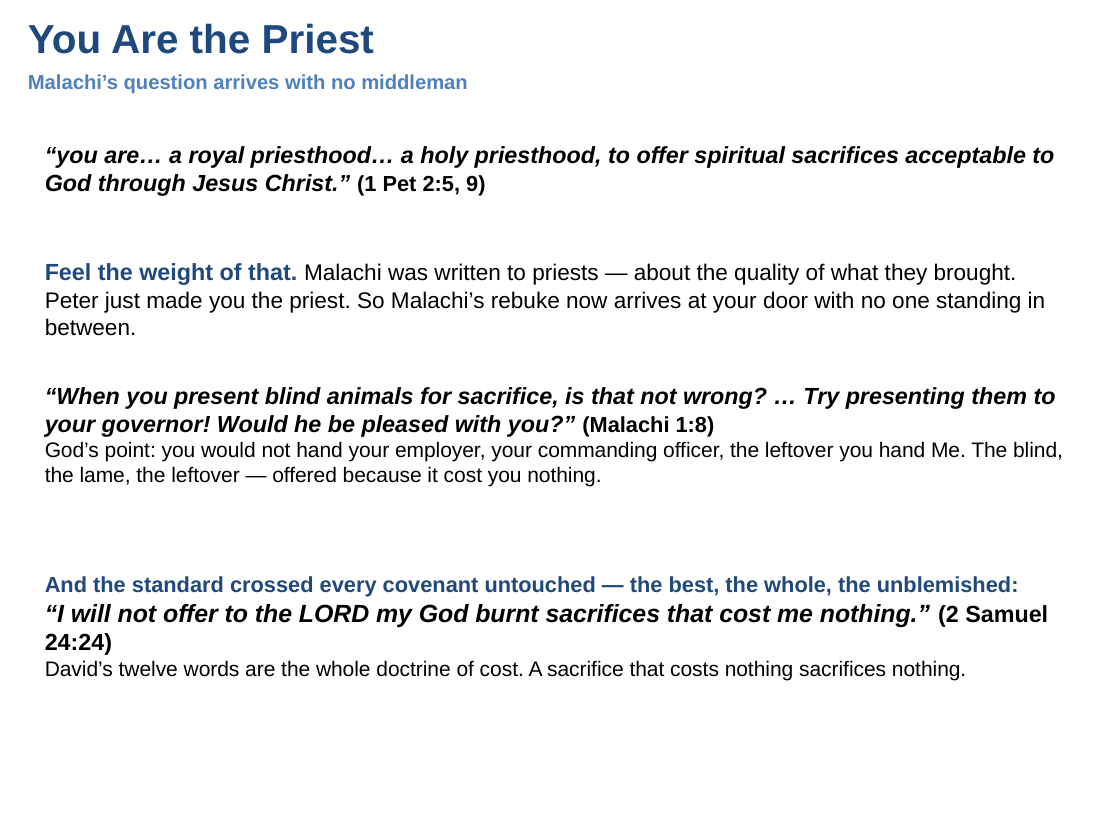
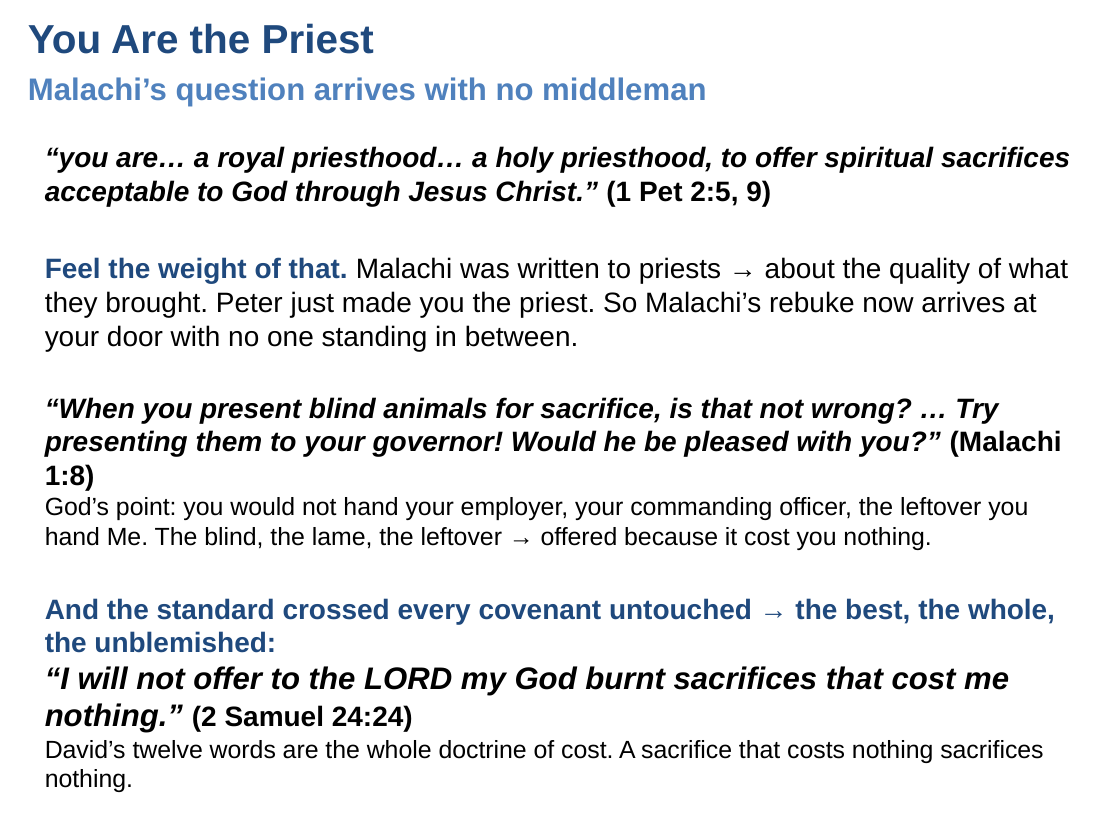
Before and after one commit to UsefulEngines/EvangelismPublic, a slide deck: slide 4 of 2026-Q4/09-TheAlterToday/Week09-TheAltarToday.pptx. Drawn at 1120x840 pixels with LibreOffice and Linux fonts; fonts in the diff are those of the drawing. Boxes give left, top, right and bottom in pixels: in the first picture for what was removed or moved away, otherwise in the second. Text is boxed around its words. In the diff, an @@ line names an element or a change of style, - is before the commit and + after.

```diff
--- a/2026-Q4/09-TheAlterToday/Week09-TheAltarToday.pptx
+++ b/2026-Q4/09-TheAlterToday/Week09-TheAltarToday.pptx
@@ text "Malachi’s question arrives with no ..." at bbox=[28, 77, 706, 106]: size 13 to 20 pt @@
@@ text "“you are… a royal priesthood… ..." at bbox=[45, 146, 1070, 206]: size 15 to 18 pt; size 14 to 18 pt in "(1 Pet 2:5, 9)" @@
@@ text at bbox=[45, 257, 1068, 351]: text changed; size 14.5 to 18 pt @@
-Feel the weight of that. Malachi was written to priests — about the quality of what they brought. Peter just made you the priest. So Malachi’s rebuke now arrives at your door with no one standing in between.
+Feel the weight of that. Malachi was written to priests → about the quality of what they brought. Peter just made you the priest. So Malachi’s rebuke now arrives at your door with no one standing in between.
@@ text at bbox=[45, 397, 1062, 490]: size 15 to 18 pt in "“When you present blind animals for sacrifice, ..."; size 14 to 18 pt in "(Malachi 1:8)" @@
@@ text "“When you present blind animals ...": place and size @@
-text "“When you present blind animals ..." at bbox=[45, 387, 1063, 487]
+text "“When you present blind animals ..." at bbox=[45, 397, 1062, 550]
@@ text at bbox=[45, 497, 1028, 550]: text changed; size 13.5 to 16 pt @@
-God’s point: you would not hand your employer, your commanding officer, the leftover you hand Me. The blind, the lame, the leftover — offered because it cost you nothing.
+God’s point: you would not hand your employer, your commanding officer, the leftover you hand Me. The blind, the lame, the leftover → offered because it cost you nothing.
@@ text at bbox=[45, 598, 1055, 733]: text changed; size 14 to 18 pt @@
-And the standard crossed every covenant untouched — the best, the whole, the unblemished:
-“I will not offer to the LORD my God burnt sacrifices that cost me nothing.” (2 Samuel 24:24)
+And the standard crossed every covenant untouched → the best, the whole, the unblemished:
+“I will not offer to the LORD my God burnt sacrifices that cost me nothing.” (2 Samuel 24:24)
@@ text "And the standard crossed every ...": place and size @@
-text "And the standard crossed every ..." at bbox=[45, 576, 1048, 680]
+text "And the standard crossed every ..." at bbox=[45, 598, 1055, 792]
@@ text at bbox=[45, 740, 1043, 792]: size 13.5 to 16 pt in "David’s twelve words are the whole doctrine ..." @@
```
Also in this commit, not shown: 6 other slides changed, 5 other files.
